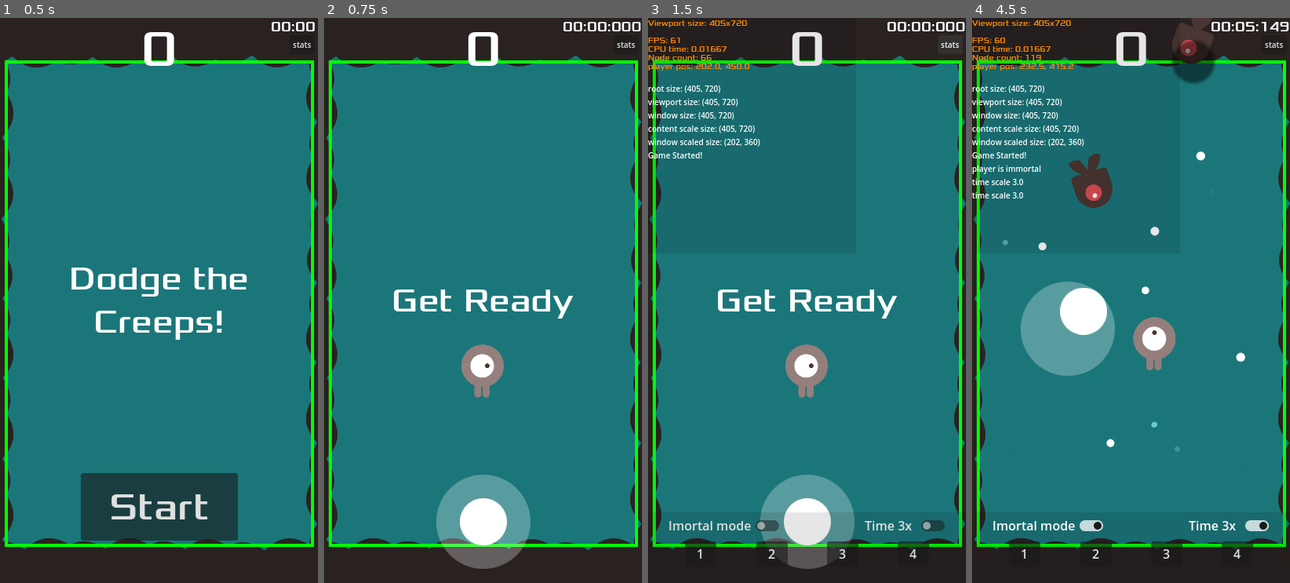
Above: before the commit, frames 1-4 (left to right).
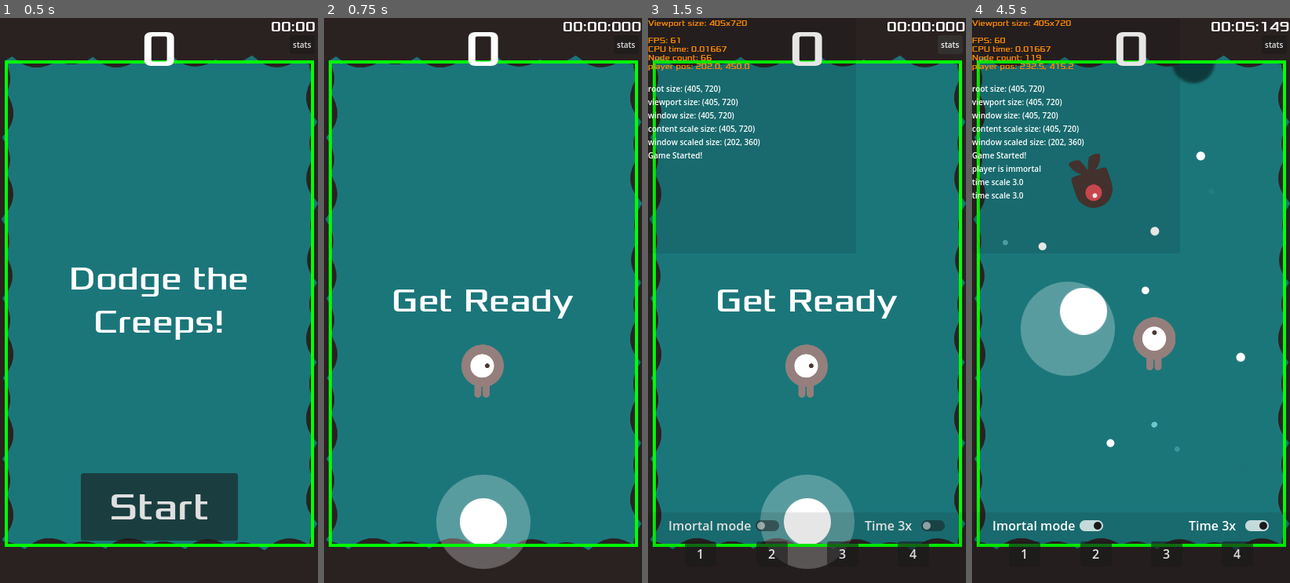
Above: after the commit, the same moments.

Repository: azevedoruan/DodgeTheCreeps
Game: Godot game, scene res://scenes/Main.tscn
Two runs of this game, one before a commit and one after it. Both use one fixed random seed, a clock stepped at 60 frames per second and the inputs below.
Inputs (mouse positions are in pixels of both pictures, inside the frame that each line leads up to):
- Up to frame 1 (0.5 s): no input
- Up to frame 2 (0.75 s): click "Start" at 0.5 s
- Up to frame 3 (1.5 s): click "stats" at 1.25 s
- Up to frame 4 (4.5 s): click "Imortal mode" at 2 s; move the mouse to (1200, 272) at 2.77 s; hold Right (move_right) 2.78-3.5 s; tap T (time_scale) at 2.85 s; click (1200, 272) at 2.92 s; click "Time 3x" at 3.5 s; drag from (1067, 328) to (1153, 232) at 4.27 s

Frame 1 is identical in both runs. In frame 2, 0.1% of the frame differs, in the area x 37-64%, y 93-94%; in frame 3, 0.1%; in frame 4, 0.6%, in the area x 62-77%, y 0-9%.

Commit message:
gameplay container - ajustando posições do MobEventFirst

Diff:
--- a/project.godot
+++ b/project.godot
@@ -71,4 +71,5 @@
 
 renderer/rendering_method="mobile"
 textures/vram_compression/import_etc2_astc=true
+environment/defaults/default_clear_color=Color(0.160784, 0.133333, 0.129412, 1)
 anti_aliasing/quality/msaa_2d=1
--- a/scenes/JoyStick.tscn
+++ b/scenes/JoyStick.tscn
@@ -4,6 +4,7 @@
 [ext_resource type="Texture2D" uid="uid://cfftthudjlcxh" path="res://art/AnalogStick_small.png" id="2_rui2e"]
 
 [node name="JoyStick" type="Node2D"]
+z_index = 5
 
 [node name="Base" type="Sprite2D" parent="."]
 self_modulate = Color(1, 1, 1, 0.27451)
--- a/scenes/Main.tscn
+++ b/scenes/Main.tscn
@@ -60,6 +60,24 @@
 grow_vertical = 2
 color = Color(0.105882, 0.462745, 0.478431, 1)
 
+[node name="GameplayBorder" type="Control" parent="Container"]
+z_index = 10
+layout_mode = 1
+anchors_preset = 8
+anchor_left = 0.5
+anchor_top = 0.5
+anchor_right = 0.5
+anchor_bottom = 0.5
+offset_left = -192.0
+offset_top = -304.0
+offset_right = 198.0
+offset_bottom = 312.0
+grow_horizontal = 2
+grow_vertical = 2
+script = ExtResource("2_bsfu4")
+color = Color(0, 1, 0, 1)
+line_width = 4.0
+
 [node name="BubbleHandler" parent="Container" node_paths=PackedStringArray("main") instance=ExtResource("12_2p1r6")]
 z_index = 0
 main = NodePath("../..")
@@ -71,6 +89,7 @@
 position = Vector2(202, 450)
 
 [node name="MarginTop" type="TextureRect" parent="Container"]
+z_index = 2
 layout_mode = 1
 anchors_preset = 5
 anchor_left = 0.5
@@ -85,6 +104,7 @@
 stretch_mode = 1
 
 [node name="MarginBottom" type="TextureRect" parent="Container"]
+z_index = 2
 layout_mode = 1
 anchors_preset = 5
 anchor_left = 0.5
@@ -100,6 +120,7 @@
 flip_v = true
 
 [node name="MarginLeft" type="TextureRect" parent="Container"]
+z_index = 2
 layout_mode = 1
 anchors_preset = 5
 anchor_left = 0.5
@@ -115,6 +136,7 @@
 stretch_mode = 1
 
 [node name="MarginRigth" type="TextureRect" parent="Container"]
+z_index = 2
 layout_mode = 1
 anchors_preset = 5
 anchor_left = 0.5
@@ -129,23 +151,6 @@
 expand_mode = 1
 stretch_mode = 1
 flip_v = true
-
-[node name="GameplayBorder" type="Control" parent="Container"]
-layout_mode = 1
-anchors_preset = 8
-anchor_left = 0.5
-anchor_top = 0.5
-anchor_right = 0.5
-anchor_bottom = 0.5
-offset_left = -192.0
-offset_top = -304.0
-offset_right = 198.0
-offset_bottom = 312.0
-grow_horizontal = 2
-grow_vertical = 2
-script = ExtResource("2_bsfu4")
-color = Color(0, 1, 0, 1)
-line_width = 4.0
 
 [node name="MobSpawner" type="Node" parent="."]
 script = ExtResource("7_fg8rl")
--- a/scripts/resources/mobEventFirst.gd
+++ b/scripts/resources/mobEventFirst.gd
@@ -5,34 +5,34 @@
 func fire(mob_spawner, _player, tween) -> void:
 	tween.tween_callback(func():
 		# primeira onda
-		var viewport_center_pos: int = int(MyUtility.get_window_scaled().y / 2)
+		var center: int = int(GameplayContainerServiceNode.center.y)
 
 		# parede de mobs lado esquerdo
-		var left_positions: Positions = MobPositionServiceNode.get_horizontal_positions("left", viewport_center_pos + 30)
-		while left_positions.mob_position.y > 0:
+		var left_positions: Positions = MobPositionServiceNode.get_horizontal_positions("left", center + 30)
+		while left_positions.mob_position.y > GameplayContainerServiceNode.begin.y:
 			mob_spawner.spawn_mob_common(left_positions, 0, Vector2(130, 0), "walk")
 			left_positions.set_y(left_positions.mob_position.y - 120)
 
 		# parede de mobs lado direito
-		var rigth_positions = MobPositionServiceNode.get_horizontal_positions("rigth", viewport_center_pos - 30)
-		while rigth_positions.mob_position.y < MyUtility.get_viewport().size.y:
+		var rigth_positions = MobPositionServiceNode.get_horizontal_positions("rigth", center - 30)
+		while rigth_positions.mob_position.y < GameplayContainerServiceNode.end.y:
 			mob_spawner.spawn_mob_common(rigth_positions, 180, Vector2(130, 0), "walk")
 			rigth_positions.set_y(rigth_positions.mob_position.y + 120)
 	)
 	tween.tween_interval(3.8)
 	tween.tween_callback(func():
 		# segunda onda
-		var viewport_center_pos: int = int(MyUtility.get_window_scaled().y / 2)
+		var center: int = int(GameplayContainerServiceNode.center.y)
 
 		# parede de mobs lado esquerdo
-		var left_positions: Positions = MobPositionServiceNode.get_horizontal_positions("rigth", viewport_center_pos + 150)
-		while left_positions.mob_position.y > 0:
+		var left_positions: Positions = MobPositionServiceNode.get_horizontal_positions("rigth", center + 150)
+		while left_positions.mob_position.y > GameplayContainerServiceNode.begin.y:
 			mob_spawner.spawn_mob_common(left_positions, 180, Vector2(130, 0), "walk")
 			left_positions.set_y(left_positions.mob_position.y - 120)
 
 		# parede de mobs lado direito
-		var rigth_positions = MobPositionServiceNode.get_horizontal_positions("left", viewport_center_pos - 150)
-		while rigth_positions.mob_position.y < MyUtility.get_viewport().size.y:
+		var rigth_positions = MobPositionServiceNode.get_horizontal_positions("left", center - 150)
+		while rigth_positions.mob_position.y < GameplayContainerServiceNode.end.y:
 			mob_spawner.spawn_mob_common(rigth_positions, 0, Vector2(130, 0), "walk")
 			rigth_positions.set_y(rigth_positions.mob_position.y + 120)
 	)
